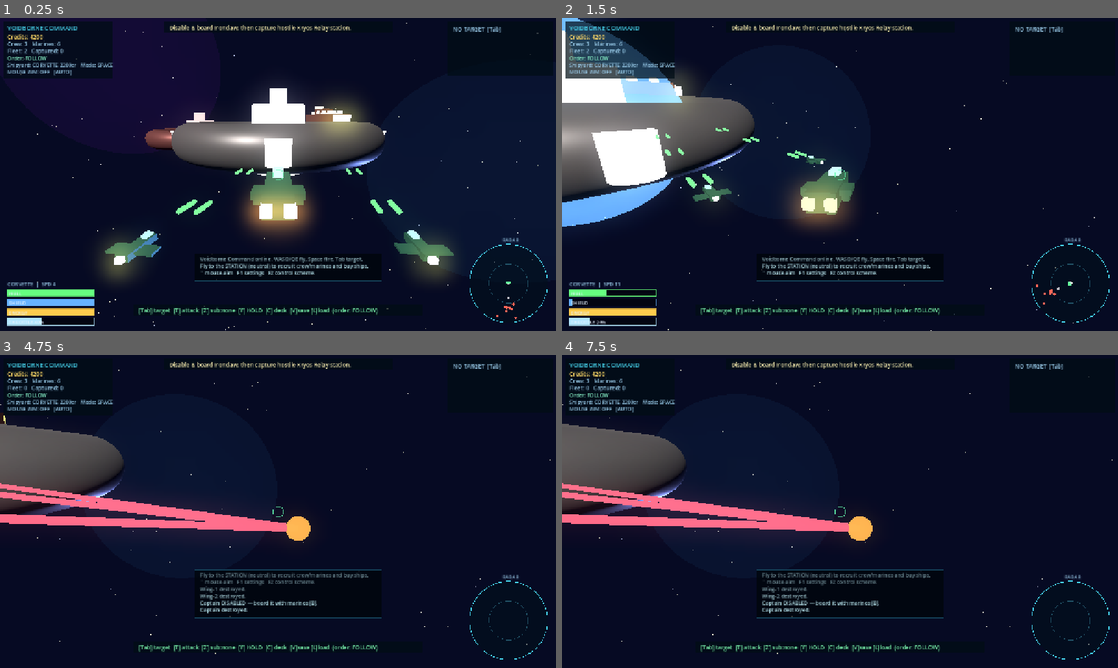
Above: before the commit, frames 1-4 (two rows, left to right).
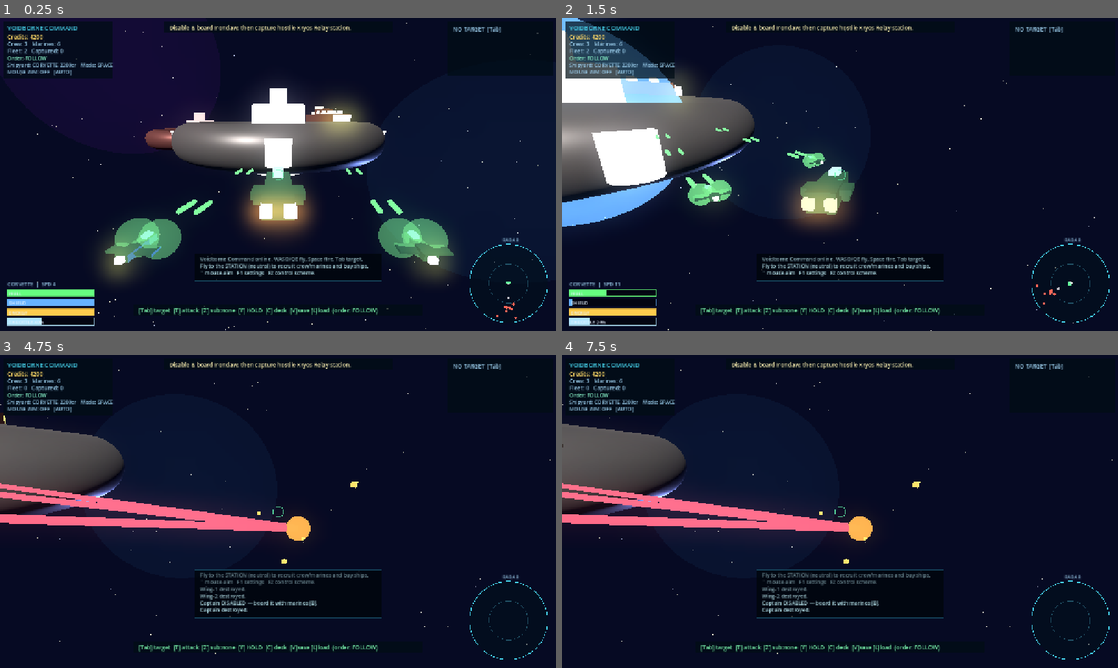
Above: after the commit, the same moments.

Repository: tapkinnu/voidborne-command
Game: Godot game, scene res://scenes/main.tscn
Same seed, same stepped clock (60 frames per second), same inputs: the game is played once before the commit and once after it.
Inputs (mouse positions are in pixels of both pictures, inside the frame that each line leads up to):
- Up to frame 1 (0.25 s): no input
- Up to frame 2 (1.5 s): move the mouse to (962, 158) at 0.52 s; hold D 0.53-1.28 s; tap Q at 0.6 s; click (962, 158) at 0.67 s; tap Space at 0.77 s; move the mouse to (728, 190) at 1.27 s; hold S from 1.28 s (still down); tap E at 1.35 s
- Up to frame 3 (4.75 s): tap Space at 1.52, 3.02, 3.77, 4.52 s; move the mouse to (333, 442) at 2.02 s; release S at 2.03 s; hold D 2.03-2.78 s; tap Shift at 2.1 s; move the mouse to (250, 574) at 2.77 s; hold W 2.78-3.53 s; tap X at 2.85 s; click (250, 574) at 2.92 s; move the mouse to (444, 558) at 3.52 s; hold A from 3.53 s (still down); tap Q at 3.6 s; move the mouse to (111, 464) at 4.27 s; tap E at 4.35 s
- Up to frame 4 (7.5 s): tap Enter at 5, 6.5 s; move the mouse to (867, 511) at 5.02 s; release A at 5.03 s; hold S 5.03-5.78 s; tap Shift at 5.1 s; click (867, 511) at 5.17 s; tap Space at 5.75, 6.02, 6.77, 7.25 s; move the mouse to (756, 433) at 5.77 s; hold D 5.78-6.53 s; tap X at 5.85 s; move the mouse to (962, 495) at 6.52 s; hold W 6.53-7.28 s; tap Q at 6.6 s; move the mouse to (728, 527) at 7.27 s; hold D from 7.28 s (still down); tap E at 7.35 s; click (728, 527) at 7.42 s

The runs differ from the first frame. In frame 1, 2.1% of the frame differs, in the area x 20-81%, y 64-78%; in frame 2, 0.5%; in frame 3, less than 0.1%; in frame 4, less than 0.1%.
Error before the commit: Trying to assign invalid previously freed instance. (res://scripts/main.gd:394)
Error after the commit: Trying to assign invalid previously freed instance. (res://scripts/main.gd:398)

Commit message:
feat: add combat VFX — muzzle flashes, shield impacts, hit decals, debris
Co-Authored-By: Claude Opus 4.8 <noreply@anthropic.com>

Diff:
--- a/scripts/main.gd
+++ b/scripts/main.gd
@@ -16,6 +16,10 @@
 var projectiles: Array = []        # Array of dicts {node, vel, dmg, ttl, faction}
 var beams: Array = []              # Array of dicts {node, ttl}
 var explosions: Array = []         # Array of dicts {node, mat, ttl, life, scale}
+var _muzzle_flashes: Array = []    # Array of dicts {node, mat, ttl, life, start_scale, end_scale}
+var _shield_impacts: Array = []    # Array of dicts {node, mat, ttl, life, start_scale, end_scale}
+var _debris: Array = []            # Array of dicts {node, vel, rot_vel, ttl, life, mat}
+var _decals: Array = []            # reserved; hit decals are children of ship Hull nodes (count tracked via metadata)
 
 var rng: RandomNumberGenerator = RandomNumberGenerator.new()
 var space_camera: Camera3D
@@ -398,6 +402,9 @@
 	_update_projectiles(delta)
 	_update_beams(delta)
 	_update_explosions(delta)
+	_update_muzzle_flashes(delta)
+	_update_shield_impacts(delta)
+	_update_debris(delta)
 	_update_boarding(delta)
 	_update_camera(delta, false)
 	_handle_station_actions()
@@ -673,6 +680,7 @@
 		aim_dir = (aim_dir * 0.7 + fwd * 0.3).normalized()
 	for m in muzzles:
 		var origin: Vector3 = _muzzle_world(s, m)
+		_spawn_muzzle_flash(origin, s.faction)
 		var node: MeshInstance3D = MeshInstance3D.new()
 		var cm: CapsuleMesh = CapsuleMesh.new()
 		cm.radius = 0.26
@@ -729,6 +737,7 @@
 	node.global_position = mid
 	node.look_at(dest, Vector3.UP)
 	node.rotate_object_local(Vector3.RIGHT, PI / 2.0)
+	_spawn_muzzle_flash(origin, s.faction)
 	beams.append({"node": node, "ttl": 0.3})
 	# Hitscan damage.
 	_apply_damage(s, aim_target, s.weapon_dmg)
@@ -751,6 +760,7 @@
 	node.material_override = mat
 	add_child(node)
 	node.global_position = origin
+	_spawn_muzzle_flash(origin, s.faction)
 	node.look_at(origin + fire_dir, Vector3.UP)
 	node.rotate_object_local(Vector3.RIGHT, PI / 2.0)
 	var speed: float = 90.0
@@ -792,6 +802,7 @@
 	node.global_position = mid
 	node.look_at(dest, Vector3.UP)
 	node.rotate_object_local(Vector3.RIGHT, PI / 2.0)
+	_spawn_muzzle_flash(origin, s.faction)
 	beams.append({"node": node, "ttl": 0.3})
 	_apply_damage(s, aim_target, s.weapon_dmg)
 	if audio:
@@ -815,7 +826,7 @@
 			if pd["faction"] == "player" and s.faction == "neutral":
 				continue   # don't shoot the neutral station accidentally
 			if node.global_position.distance_to(s.global_position) < s.radius():
-				_deal_damage(s, float(pd["dmg"]), String(pd.get("subsystem", "")))
+				_deal_damage(s, float(pd["dmg"]), String(pd.get("subsystem", "")), node.global_position)
 				hit = true
 				break
 		if hit or float(pd["ttl"]) <= 0.0:
@@ -846,17 +857,19 @@
 		return
 	var sub: String = subsystem_focus if (is_instance_valid(attacker) and attacker.is_player) else ""
 	var ev: Dictionary = victim.take_damage(dmg, sub)
-	_handle_damage_events(victim, ev)
-
-func _deal_damage(victim: Node3D, dmg: float, subsystem: String = "") -> void:
+	# Beam hitscan position is less precise; pass ZERO so the shield impact is skipped
+	# (the full-bubble _shield_flash in ship.tick_visuals still fires for beams).
+	_handle_damage_events(victim, ev, Vector3.ZERO)
+
+func _deal_damage(victim: Node3D, dmg: float, subsystem: String = "", impact_pos: Vector3 = Vector3.ZERO) -> void:
 	# Used by projectile impacts: the subsystem focus is baked into the projectile at
 	# fire time so the shot routes correctly even if the player re-focuses mid-flight.
 	if not is_instance_valid(victim):
 		return
 	var ev: Dictionary = victim.take_damage(dmg, subsystem)
-	_handle_damage_events(victim, ev)
-
-func _handle_damage_events(victim: Node3D, ev: Dictionary) -> void:
+	_handle_damage_events(victim, ev, impact_pos)
+
+func _handle_damage_events(victim: Node3D, ev: Dictionary, impact_pos: Vector3 = Vector3.ZERO) -> void:
 	if audio:
 		if bool(ev.get("subsystem_hit", false)):
 			audio.play("subsystem_hit", rng.randf_range(0.95, 1.1))
@@ -864,6 +877,13 @@
 			audio.play("shield", 1.0)
 		else:
 			audio.play("hit", rng.randf_range(0.9, 1.2))
+	# Localized impact VFX at the precise hit point (projectile impacts only; beams pass ZERO).
+	if impact_pos != Vector3.ZERO and is_instance_valid(victim):
+		if bool(ev.get("shield_hit", false)):
+			_spawn_shield_impact(impact_pos, victim)
+		# Shields down -> the hull is taking the hit: scorch the hull at the impact point.
+		if float(victim.shield) <= 0.0 and not bool(ev.get("destroyed", false)):
+			_spawn_hit_decal(victim, impact_pos)
 	if bool(ev.get("disabled", false)):
 		_msg("%s DISABLED — board it with marines [B]." % victim.ship_name)
 		if audio:
@@ -873,6 +893,7 @@
 
 func _destroy_ship(s: Node3D) -> void:
 	_spawn_explosion(s.global_position, s.radius())
+	_spawn_debris(s.global_position, s.radius(), s.faction)
 	if audio:
 		audio.play("explosion")
 	if s.faction == "hostile":
@@ -933,6 +954,162 @@
 		else:
 			keep.append(ed)
 	explosions = keep
+
+# ---------------------------------------------------------------------------
+# COMBAT VFX: muzzle flashes, shield impacts, hit decals, debris
+# ---------------------------------------------------------------------------
+func _spawn_muzzle_flash(pos: Vector3, faction: String) -> void:
+	var node: MeshInstance3D = MeshInstance3D.new()
+	var sm: SphereMesh = SphereMesh.new()
+	sm.radius = 0.8
+	sm.height = 1.6
+	node.mesh = sm
+	var col: Color = Color(0.5, 1.0, 0.6, 1.0) if faction == "player" else Color(1.0, 0.5, 0.35, 1.0)
+	var mat: StandardMaterial3D = StandardMaterial3D.new()
+	mat.shading_mode = BaseMaterial3D.SHADING_MODE_UNSHADED
+	mat.transparency = BaseMaterial3D.TRANSPARENCY_ALPHA
+	mat.albedo_color = col
+	mat.emission_enabled = true
+	mat.emission = col
+	mat.emission_energy_multiplier = 10.0
+	node.material_override = mat
+	add_child(node)
+	node.global_position = pos
+	_muzzle_flashes.append({"node": node, "mat": mat, "ttl": 0.12, "life": 0.12, "start_scale": 1.0, "end_scale": 2.5})
+
+func _update_muzzle_flashes(delta: float) -> void:
+	var keep: Array = []
+	for e in _muzzle_flashes:
+		var ed: Dictionary = e
+		ed["ttl"] = float(ed["ttl"]) - delta
+		var node: Node3D = ed["node"]
+		if not is_instance_valid(node):
+			continue
+		var t: float = 1.0 - clamp(float(ed["ttl"]) / float(ed["life"]), 0.0, 1.0)
+		var sc: float = lerp(float(ed["start_scale"]), float(ed["end_scale"]), t)
+		node.scale = Vector3(sc, sc, sc)
+		var mat: StandardMaterial3D = ed["mat"]
+		mat.albedo_color = Color(mat.albedo_color.r, mat.albedo_color.g, mat.albedo_color.b, 1.0 - t)
+		if float(ed["ttl"]) <= 0.0:
+			node.queue_free()
+		else:
+			keep.append(ed)
+	_muzzle_flashes = keep
+
+func _spawn_shield_impact(pos: Vector3, victim: Node3D) -> void:
+	var node: MeshInstance3D = MeshInstance3D.new()
+	var sm: SphereMesh = SphereMesh.new()
+	sm.radius = 1.5
+	sm.height = 3.0
+	node.mesh = sm
+	var mat: StandardMaterial3D = StandardMaterial3D.new()
+	mat.shading_mode = BaseMaterial3D.SHADING_MODE_UNSHADED
+	mat.transparency = BaseMaterial3D.TRANSPARENCY_ALPHA
+	mat.cull_mode = BaseMaterial3D.CULL_DISABLED
+	mat.albedo_color = Color(0.5, 0.8, 1.0, 0.8)
+	mat.emission_enabled = true
+	mat.emission = Color(0.4, 0.7, 1.0)
+	mat.emission_energy_multiplier = 4.0
+	node.material_override = mat
+	add_child(node)
+	node.global_position = pos
+	_shield_impacts.append({"node": node, "mat": mat, "ttl": 0.3, "life": 0.3, "start_scale": 0.5, "end_scale": 2.0})
+
+func _update_shield_impacts(delta: float) -> void:
+	var keep: Array = []
+	for e in _shield_impacts:
+		var ed: Dictionary = e
+		ed["ttl"] = float(ed["ttl"]) - delta
+		var node: Node3D = ed["node"]
+		if not is_instance_valid(node):
+			continue
+		var t: float = 1.0 - clamp(float(ed["ttl"]) / float(ed["life"]), 0.0, 1.0)
+		var sc: float = lerp(float(ed["start_scale"]), float(ed["end_scale"]), t)
+		node.scale = Vector3(sc, sc, sc)
+		var mat: StandardMaterial3D = ed["mat"]
+		mat.albedo_color = Color(mat.albedo_color.r, mat.albedo_color.g, mat.albedo_color.b, 0.8 * (1.0 - t))
+		if float(ed["ttl"]) <= 0.0:
+			node.queue_free()
+		else:
+			keep.append(ed)
+	_shield_impacts = keep
+
+func _spawn_hit_decal(victim: Node3D, impact_pos: Vector3) -> void:
+	# Cap per ship so long fights don't grow unbounded decal counts.
+	if int(victim.get_meta("decal_count", 0)) >= 8:
+		return
+	var parent: Node3D = victim.get_node_or_null("Hull")
+	if parent == null:
+		parent = victim
+	var node: MeshInstance3D = MeshInstance3D.new()
+	var qm: QuadMesh = QuadMesh.new()
+	qm.size = Vector2(0.8, 0.8)
+	node.mesh = qm
+	var mat: StandardMaterial3D = StandardMaterial3D.new()
+	mat.albedo_color = Color(0.05, 0.03, 0.02, 0.85)
+	mat.emission_enabled = true
+	mat.emission = Color(0.3, 0.1, 0.05)
+	mat.emission_energy_multiplier = 0.3
+	mat.transparency = BaseMaterial3D.TRANSPARENCY_ALPHA
+	mat.cull_mode = BaseMaterial3D.CULL_DISABLED
+	mat.no_depth_test = true
+	node.material_override = mat
+	parent.add_child(node)
+	# Sit just outside the hull at the impact point, facing outward from the ship centre.
+	var outward: Vector3 = (impact_pos - victim.global_position).normalized()
+	node.global_position = impact_pos + outward * 0.05
+	node.look_at(victim.global_position, Vector3.UP)
+	victim.set_meta("decal_count", int(victim.get_meta("decal_count", 0)) + 1)
+
+func _spawn_debris(pos: Vector3, base_radius: float, faction: String) -> void:
+	var hull_col: Color = Color(0.4, 0.4, 0.42, 1.0)
+	if faction == "player":
+		hull_col = Color(0.25, 0.6, 0.38, 1.0)
+	elif faction == "hostile":
+		hull_col = Color(0.6, 0.25, 0.2, 1.0)
+	var count: int = rng.randi_range(4, 8)
+	for i in range(count):
+		var node: MeshInstance3D = MeshInstance3D.new()
+		var bm: BoxMesh = BoxMesh.new()
+		var fs: float = rng.randf_range(0.5, 1.5)
+		bm.size = Vector3(0.4, 0.4, 0.4) * fs
+		node.mesh = bm
+		var mat: StandardMaterial3D = StandardMaterial3D.new()
+		mat.albedo_color = hull_col
+		mat.emission_enabled = true
+		mat.emission = Color(0.8, 0.4, 0.15)
+		mat.emission_energy_multiplier = 2.0
+		node.material_override = mat
+		add_child(node)
+		node.global_position = pos + Vector3(
+			rng.randf_range(-base_radius, base_radius),
+			rng.randf_range(-base_radius, base_radius),
+			rng.randf_range(-base_radius, base_radius))
+		var vel: Vector3 = Vector3(rng.randf_range(-15, 15), rng.randf_range(-15, 15), rng.randf_range(-15, 15))
+		var rot_vel: Vector3 = Vector3(rng.randf_range(-3, 3), rng.randf_range(-3, 3), rng.randf_range(-3, 3))
+		_debris.append({"node": node, "vel": vel, "rot_vel": rot_vel, "ttl": 1.5, "life": 1.5, "mat": mat})
+
+func _update_debris(delta: float) -> void:
+	var keep: Array = []
+	for e in _debris:
+		var ed: Dictionary = e
+		ed["ttl"] = float(ed["ttl"]) - delta
+		var node: Node3D = ed["node"]
+		if not is_instance_valid(node):
+			continue
+		var vel: Vector3 = ed["vel"]
+		var rot_vel: Vector3 = ed["rot_vel"]
+		node.global_position += vel * delta
+		node.rotate_x(rot_vel.x * delta)
+		node.rotate_y(rot_vel.y * delta)
+		node.rotate_z(rot_vel.z * delta)
+		var mat: StandardMaterial3D = ed["mat"]
+		mat.albedo_color = Color(mat.albedo_color.r, mat.albedo_color.g, mat.albedo_color.b, clamp(float(ed["ttl"]) / float(ed["life"]), 0.0, 1.0))
+		if float(ed["ttl"]) <= 0.0:
+			node.queue_free()
+		else:
+			keep.append(ed)
+	_debris = keep
 
 # ---------------------------------------------------------------------------
 # TARGETING / RADAR
--- /dev/null
+++ b/tests/test_combat_vfx.gd
@@ -0,0 +1,102 @@
+extends SceneTree
+# Regression test for combat VFX: muzzle flashes, shield impacts, hit decals, and debris.
+# Drives the spawn/update paths directly via method calls (no key simulation) and asserts the
+# VFX registries grow on the triggering events and are culled when their TTL expires.
+
+var failed: bool = false
+
+func _fail(msg: String) -> void:
+	push_error(msg)
+	failed = true
+
+func _initialize() -> void:
+	var packed: PackedScene = load("res://scenes/main.tscn")
+	if packed == null:
+		_fail("main.tscn failed to load")
+		quit(1)
+		return
+	var main: Node = packed.instantiate()
+	root.add_child(main)
+	await process_frame
+	await process_frame
+
+	var audio_node: Node = main.get("audio")
+	if audio_node != null:
+		audio_node.set("enabled", false)
+
+	# Collect references up front. The destroy test consumes a throwaway hostile so the
+	# shield/decal hostile stays valid for the earlier checks.
+	var player: Node = main.get("player")
+	var hostile: Node = null
+	var throwaway: Node = null
+	for s in main.ships:
+		if not is_instance_valid(s) or s.is_player:
+			continue
+		if String(s.faction) == "hostile" and String(s.ship_class) != "station":
+			if hostile == null:
+				hostile = s
+			elif throwaway == null:
+				throwaway = s
+	if player == null:
+		_fail("no player ship found")
+	if hostile == null:
+		_fail("no hostile ship found")
+
+	# 6. All four VFX registries exist on main.
+	if not failed:
+		if main.get("_muzzle_flashes") == null:
+			_fail("_muzzle_flashes array missing on main")
+		if main.get("_shield_impacts") == null:
+			_fail("_shield_impacts array missing on main")
+		if main.get("_debris") == null:
+			_fail("_debris array missing on main")
+
+	# 1. Muzzle flashes spawn on fire.
+	if not failed:
+		main._muzzle_flashes.clear()
+		main._fire_projectile(player, hostile)
+		if main._muzzle_flashes.size() <= 0:
+			_fail("muzzle flashes not spawned on fire")
+
+	# 2. Shield impact spawns on a shielded hit at a precise impact position.
+	if not failed:
+		hostile.shield = max(float(hostile.shield), 10.0)
+		main._shield_impacts.clear()
+		main._deal_damage(hostile, 5.0, "", hostile.global_position + Vector3(0, 0, 5))
+		if main._shield_impacts.size() <= 0:
+			_fail("shield impact not spawned on shield hit")
+
+	# 3. Hit decals spawn on hull damage (shields down).
+	if not failed:
+		hostile.shield = 0.0
+		hostile.set_meta("decal_count", 0)
+		main._deal_damage(hostile, 5.0, "", hostile.global_position + Vector3(0, 0, 5))
+		if int(hostile.get_meta("decal_count", 0)) <= 0:
+			_fail("hit decal not spawned on hull damage")
+
+	# 4. Debris spawns on destroy.
+	if not failed:
+		var target_ship: Node = throwaway if (throwaway != null and is_instance_valid(throwaway)) else hostile
+		var before: int = main._debris.size()
+		main._destroy_ship(target_ship)
+		if main._debris.size() <= before:
+			_fail("debris not spawned on destroy")
+
+	# 5. VFX arrays are culled once TTLs expire (nodes queue_free, arrays drop them).
+	if not failed:
+		main._update_muzzle_flashes(0.2)
+		if main._muzzle_flashes.size() != 0:
+			_fail("muzzle flashes not culled after TTL expiry")
+		main._update_shield_impacts(0.5)
+		if main._shield_impacts.size() != 0:
+			_fail("shield impacts not culled after TTL expiry")
+		main._update_debris(2.0)
+		if main._debris.size() != 0:
+			_fail("debris not culled after TTL expiry")
+
+	if not failed:
+		print("COMBAT_VFX_TEST_PASS")
+	if is_instance_valid(main):
+		main.queue_free()
+		await process_frame
+	quit(1 if failed else 0)
